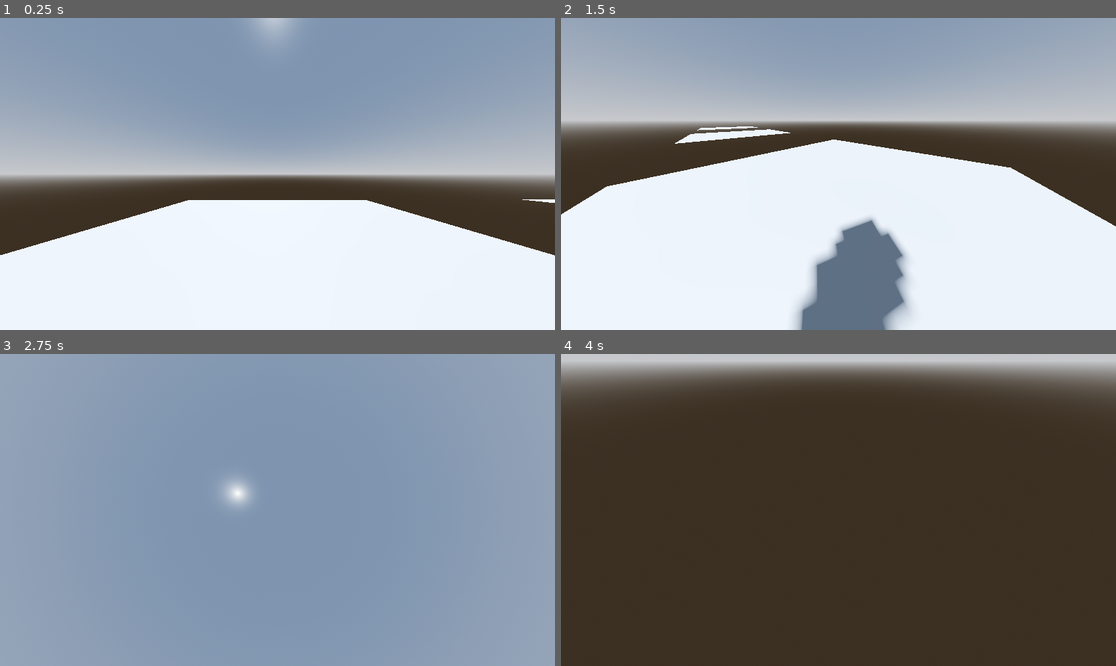
Above: before the commit, frames 1-4 (two rows, left to right).
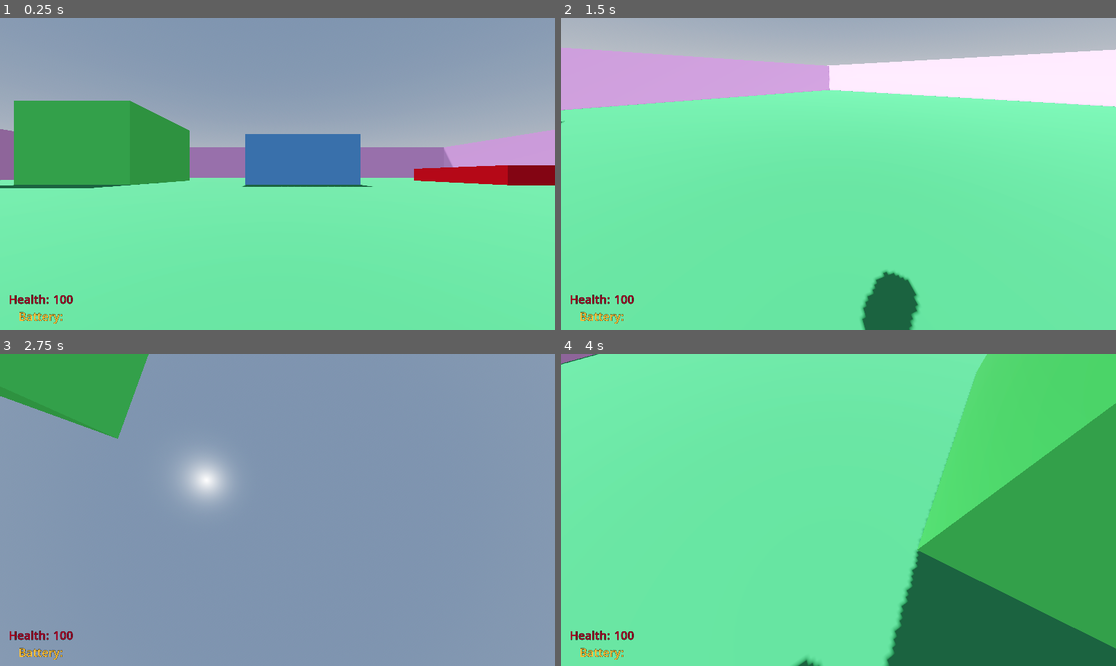
Above: after the commit, the same moments.

Repository: Warladd/RoboRogue
Game: Godot game, scene res://scenes/screens/prototype.tscn
The game is run twice, just before and just after one commit, with the same random seed, the same clock (stepped at 60 frames per second) and the same inputs.
Inputs (mouse positions are in pixels of both pictures, inside the frame that each line leads up to):
- Up to frame 1 (0.25 s): no input
- Up to frame 2 (1.5 s): move the mouse to (960, 158) at 0.52 s; hold Right (right) 0.53-1.28 s; tap Space (jump) at 0.6, 0.77, 1.07, 1.35 s; move the mouse to (727, 189) at 1.27 s; hold S (down) from 1.28 s (still down)
- Up to frame 3 (2.75 s): tap Space (jump) at 1.52, 1.82, 2.1 s; move the mouse to (333, 441) at 2.02 s; release S (down) at 2.03 s; hold Right (right) from 2.03 s (still down)
- Up to frame 4 (4 s): move the mouse to (810, 572) at 2.77 s; release Right (right) at 2.78 s; hold W (up) 2.78-3.53 s; tap Space (jump) at 2.85, 3.02, 3.32, 3.6, 3.77 s; move the mouse to (1005, 556) at 3.52 s; hold A (left) from 3.53 s (still down)

The runs differ from the first frame. In frame 1, 65% of the frame differs, in the area x 0-100%, y 0-100%; in frame 2, 95%; in frame 3, 6.7%; in frame 4, 100%.
Error after the commit: Invalid assignment of property or key 'text' with value of type 'String' on a base object of type 'null instance'. (res://scripts/player.gd:118)

Commit message:
Added Battery Life
Got battery working as well as a health bar. Made the movement very smooth as well.

Diff:
--- a/project.godot
+++ b/project.godot
@@ -14,6 +14,10 @@
 run/main_scene="res://scenes/screens/prototype.tscn"
 config/features=PackedStringArray("4.2", "Forward Plus")
 config/icon="res://icon.svg"
+
+[autoload]
+
+Global="*res://scripts/global.gd"
 
 [display]
 
@@ -57,6 +61,11 @@
 "events": [Object(InputEventKey,"resource_local_to_scene":false,"resource_name":"","device":-1,"window_id":0,"alt_press …(182 unchanged characters)…
 ]
 }
+sprint={
+"deadzone": 0.5,
+"events": [Object(InputEventKey,"resource_local_to_scene":false,"resource_name":"","device":-1,"window_id":0,"alt_pressed":false,"shift_pressed":false,"ctrl_pressed":false,"meta_pressed":false,"pressed":false,"keycode":0,"physical_keycode":4194325,"key_label":0,"unicode":0,"echo":false,"script":null)
+]
+}
 
 [player]
 
--- /dev/null
+++ b/resources/hud_label_settings.tres
@@ -0,0 +1,6 @@
+[gd_resource type="LabelSettings" format=3 uid="uid://dic34lb6rh0v8"]
+
+[resource]
+font_size = 40
+outline_size = 3
+outline_color = Color(0, 0, 0, 1)
--- /dev/null
+++ b/resources/testing_wall.tres
@@ -0,0 +1,4 @@
+[gd_resource type="StandardMaterial3D" format=3 uid="uid://ybpadxknibri"]
+
+[resource]
+albedo_color = Color(1, 0.709804, 1, 1)
--- a/scenes/player.gd
+++ /dev/null
@@ -1,44 +0,0 @@
-extends CharacterBody3D
-
-@export var speed = 10.0
-@export var jump_velocity = 4.5
-@export var max_fall_distance : int = 8
-
-@export var battery_life : float = 100
-
-var look_sensitivity = ProjectSettings.get_setting("player/look_sensitivity")
-var gravity = ProjectSettings.get_setting("physics/3d/default_gravity")
-var velocity_y = 0
-
-@export_group("Nodes")
-@export var camera : Camera3D
-@export var coyote_timer : Timer
-
-func _physics_process(delta) -> void:
-	var horizontal_velocity = Input.get_vector("left", "right", "up", "down").normalized() #* delta
-	velocity = horizontal_velocity.x * global_transform.basis.x + horizontal_velocity.y * global_transform.basis.z * speed
-	if is_on_floor() or (!coyote_timer.is_stopped() and velocity_y <= 0):
-		velocity_y = 0
-		if Input.is_action_just_pressed("jump"): velocity_y = jump_velocity
-	elif !is_on_floor():
-		velocity_y -= gravity * delta
-		if position.y >= max_fall_distance:
-			get_tree().reload_current_scene()
-	velocity.y = velocity_y
-
-	var was_on_floor = is_on_floor()
-
-	move_and_slide()
-
-	if Input.is_action_just_pressed("esc"):
-		get_tree().quit()
-
-	if was_on_floor and !is_on_floor():
-		coyote_timer.start()
-
-func _input(event) -> void:
-	if event is InputEventMouseMotion:
-		Input.mouse_mode = Input.MOUSE_MODE_HIDDEN
-		rotate_y(-event.relative.x * look_sensitivity)
-		camera.rotate_x(-event.relative.y * look_sensitivity)
-		camera.rotation.x = clamp(camera.rotation.x, -PI/2, PI/2)
--- a/scenes/player.tscn
+++ b/scenes/player.tscn
@@ -1,15 +1,19 @@
-[gd_scene load_steps=4 format=3 uid="uid://crqknke1qy87p"]
+[gd_scene load_steps=5 format=3 uid="uid://crqknke1qy87p"]
 
-[ext_resource type="Script" path="res://scenes/player.gd" id="1_v1njk"]
+[ext_resource type="Script" path="res://scripts/player.gd" id="1_qvqio"]
+[ext_resource type="PackedScene" uid="uid://bl6o2wj0jm6d2" path="res://scenes/screens/hud.tscn" id="2_eqyc0"]
 
 [sub_resource type="CapsuleShape3D" id="CapsuleShape3D_ps1sb"]
 
 [sub_resource type="CapsuleMesh" id="CapsuleMesh_sihf8"]
 
-[node name="Player" type="CharacterBody3D" node_paths=PackedStringArray("camera", "coyote_timer")]
-script = ExtResource("1_v1njk")
+[node name="Player" type="CharacterBody3D" node_paths=PackedStringArray("camera", "coyote_timer", "battery_timer", "hud_updates", "hud_overlay")]
+script = ExtResource("1_qvqio")
 camera = NodePath("Camera3D")
 coyote_timer = NodePath("CoyoteTimer")
+battery_timer = NodePath("BatteryTimer")
+hud_updates = NodePath("HUD/HudUpdates")
+hud_overlay = NodePath("HUD/Overlay")
 
 [node name="CollisionShape3D" type="CollisionShape3D" parent="."]
 shape = SubResource("CapsuleShape3D_ps1sb")
@@ -18,9 +22,18 @@
 mesh = SubResource("CapsuleMesh_sihf8")
 
 [node name="Camera3D" type="Camera3D" parent="."]
-transform = Transform3D(1, 0, 0, 0, 1, 0, 0, 0, 1, 0, 0.466249, 0)
-fov = 120.328
+transform = Transform3D(1, 0, 0, 0, 1, 0, 0, 0, 1, 0, 0.620912, 0)
+fov = 113.785
 
 [node name="CoyoteTimer" type="Timer" parent="."]
 wait_time = 0.15
 one_shot = true
+
+[node name="BatteryTimer" type="Timer" parent="."]
+autostart = true
+
+[node name="HUD" parent="." instance=ExtResource("2_eqyc0")]
+
+[connection signal="timeout" from="BatteryTimer" to="." method="_on_battery_timer_timeout"]
+
+[editable path="HUD"]
--- /dev/null
+++ b/scenes/screens/hud.tscn
@@ -0,0 +1,76 @@
+[gd_scene load_steps=2 format=3 uid="uid://bl6o2wj0jm6d2"]
+
+[ext_resource type="LabelSettings" uid="uid://dic34lb6rh0v8" path="res://resources/hud_label_settings.tres" id="1_5p3qk"]
+
+[node name="HUD" type="Control"]
+layout_mode = 3
+anchors_preset = 15
+anchor_right = 1.0
+anchor_bottom = 1.0
+grow_horizontal = 2
+grow_vertical = 2
+mouse_filter = 2
+
+[node name="Overlay" type="ColorRect" parent="."]
+layout_mode = 1
+anchors_preset = 15
+anchor_right = 1.0
+anchor_bottom = 1.0
+grow_horizontal = 2
+grow_vertical = 2
+mouse_filter = 2
+color = Color(1, 1, 1, 0)
+
+[node name="MarginContainer" type="MarginContainer" parent="."]
+layout_mode = 1
+anchors_preset = 2
+anchor_top = 1.0
+anchor_bottom = 1.0
+offset_top = -20.0
+offset_right = 30.0
+grow_vertical = 0
+mouse_filter = 2
+theme_override_constants/margin_left = 30
+theme_override_constants/margin_bottom = 20
+
+[node name="VBoxContainer" type="VBoxContainer" parent="MarginContainer"]
+layout_mode = 2
+mouse_filter = 2
+
+[node name="HBoxContainer" type="HBoxContainer" parent="MarginContainer/VBoxContainer"]
+modulate = Color(0.639216, 0, 0.137255, 1)
+layout_mode = 2
+mouse_filter = 2
+
+[node name="Label" type="Label" parent="MarginContainer/VBoxContainer/HBoxContainer"]
+layout_mode = 2
+text = "Health:"
+label_settings = ExtResource("1_5p3qk")
+
+[node name="health" type="Label" parent="MarginContainer/VBoxContainer/HBoxContainer"]
+layout_mode = 2
+text = " 100"
+label_settings = ExtResource("1_5p3qk")
+
+[node name="HBoxContainer2" type="CenterContainer" parent="MarginContainer/VBoxContainer"]
+modulate = Color(1, 0.752941, 0.207843, 1)
+layout_mode = 2
+mouse_filter = 2
+
+[node name="Label" type="Label" parent="MarginContainer/VBoxContainer/HBoxContainer2"]
+layout_mode = 2
+text = "Battery:"
+label_settings = ExtResource("1_5p3qk")
+
+[node name="ProgressBar" type="ProgressBar" parent="MarginContainer/VBoxContainer/HBoxContainer2"]
+layout_mode = 2
+step = 0.1
+value = 100.0
+rounded = true
+show_percentage = false
+
+[node name="HudUpdates" type="Control" parent="."]
+anchors_preset = 0
+offset_right = 40.0
+offset_bottom = 40.0
+mouse_filter = 2
--- a/scenes/screens/prototype.tscn
+++ b/scenes/screens/prototype.tscn
@@ -1,6 +1,7 @@
-[gd_scene load_steps=7 format=3 uid="uid://duulsoc7y2l27"]
+[gd_scene load_steps=13 format=3 uid="uid://duulsoc7y2l27"]
 
 [ext_resource type="PackedScene" uid="uid://crqknke1qy87p" path="res://scenes/player.tscn" id="1_4yp4i"]
+[ext_resource type="Material" uid="uid://ybpadxknibri" path="res://resources/testing_wall.tres" id="2_4srwp"]
 
 [sub_resource type="ProceduralSkyMaterial" id="ProceduralSkyMaterial_24a1l"]
 sky_horizon_color = Color(0.64625, 0.65575, 0.67075, 1)
@@ -15,11 +16,25 @@
 tonemap_mode = 2
 glow_enabled = true
 
+[sub_resource type="StandardMaterial3D" id="StandardMaterial3D_gubxt"]
+albedo_color = Color(0.196078, 0.513726, 0.286275, 1)
+
 [sub_resource type="PlaneMesh" id="PlaneMesh_tj5wd"]
-size = Vector2(10, 10)
+size = Vector2(100, 100)
 
-[sub_resource type="ConcavePolygonShape3D" id="ConcavePolygonShape3D_u282t"]
-data = PackedVector3Array(5, 0, 5, -5, 0, 5, 5, 0, -5, -5, 0, 5, -5, 0, -5, 5, 0, -5)
+[sub_resource type="ConcavePolygonShape3D" id="ConcavePolygonShape3D_od1ay"]
+data = PackedVector3Array(50, 0, 50, -50, 0, 50, 50, 0, -50, -50, 0, 50, -50, 0, -50, 50, 0, -50)
+
+[sub_resource type="StandardMaterial3D" id="StandardMaterial3D_4rasb"]
+albedo_color = Color(0.866667, 0, 0.129412, 1)
+
+[sub_resource type="StandardMaterial3D" id="StandardMaterial3D_uaja1"]
+
+[sub_resource type="StandardMaterial3D" id="StandardMaterial3D_2cbxs"]
+albedo_color = Color(0.419608, 0.713726, 1, 1)
+
+[sub_resource type="StandardMaterial3D" id="StandardMaterial3D_vxuuk"]
+albedo_color = Color(0.384314, 1, 0.45098, 1)
 
 [node name="Prototype" type="Node3D"]
 
@@ -32,31 +47,58 @@
 
 [node name="Player" parent="." instance=ExtResource("1_4yp4i")]
 transform = Transform3D(1, 0, 0, 0, 1, 0, 0, 0, 1, 0, 1, 0)
-max_fall_distance = 3
+max_fall_distance = 1000
+base_battery_drain_speed = 0.2
 
 [node name="MeshInstance3D" type="MeshInstance3D" parent="."]
 transform = Transform3D(1, 0, 0, 0, 1, 0, 0, 0, 1, -0.001, 0, -0.008)
+material_override = SubResource("StandardMaterial3D_gubxt")
 mesh = SubResource("PlaneMesh_tj5wd")
 
-[node name="StaticBody3D" type="StaticBody3D" parent="MeshInstance3D"]
+[node name="StaticBody3D2" type="StaticBody3D" parent="MeshInstance3D"]
 
-[node name="CollisionShape3D" type="CollisionShape3D" parent="MeshInstance3D/StaticBody3D"]
-shape = SubResource("ConcavePolygonShape3D_u282t")
+[node name="CollisionShape3D" type="CollisionShape3D" parent="MeshInstance3D/StaticBody3D2"]
+shape = SubResource("ConcavePolygonShape3D_od1ay")
 
-[node name="MeshInstance3D2" type="MeshInstance3D" parent="."]
-transform = Transform3D(1, 0, 0, 0, 1, 0, 0, 0, 1, 18.9764, 0, -0.127)
-mesh = SubResource("PlaneMesh_tj5wd")
+[node name="CSGBox3D" type="CSGBox3D" parent="."]
+transform = Transform3D(1, 0, 0, 0, 1, 0, 0, 0, 1, 25.972, -0.439416, -21.9087)
+material_override = SubResource("StandardMaterial3D_4rasb")
+use_collision = true
+size = Vector3(10.4639, 4.46301, 11.2312)
+material = SubResource("StandardMaterial3D_uaja1")
 
-[node name="StaticBody3D" type="StaticBody3D" parent="MeshInstance3D2"]
+[node name="CSGBox3D2" type="CSGBox3D" parent="."]
+transform = Transform3D(1, 0, 0, 0, 1, 0, 0, 0, 1, 2.37641, -1.54408, -22.0736)
+material_override = SubResource("StandardMaterial3D_2cbxs")
+use_collision = true
+size = Vector3(10.4639, 12.3612, 11.2312)
 
-[node name="CollisionShape3D" type="CollisionShape3D" parent="MeshInstance3D2/StaticBody3D"]
-shape = SubResource("ConcavePolygonShape3D_u282t")
+[node name="CSGBox3D3" type="CSGBox3D" parent="."]
+transform = Transform3D(1, 0, 0, 0, 1, 0, 0, 0, 1, -18.5096, 2.1344, -22.0237)
+material_override = SubResource("StandardMaterial3D_vxuuk")
+use_collision = true
+size = Vector3(10.4639, 10.9644, 11.2312)
 
-[node name="MeshInstance3D3" type="MeshInstance3D" parent="."]
-transform = Transform3D(1, 0, 0, 0, 1, 0, 0, 0, 1, 37.5188, 0, -0.159)
-mesh = SubResource("PlaneMesh_tj5wd")
+[node name="CSGBox3D4" type="CSGBox3D" parent="."]
+transform = Transform3D(0.999999, 0, 0.00165806, 0, 1, 0, -0.00165806, 0, 0.999999, 0.109035, 4.11778, 47.1203)
+material_override = ExtResource("2_4srwp")
+use_collision = true
+size = Vector3(100.19, 8.22617, 5.95342)
 
-[node name="StaticBody3D" type="StaticBody3D" parent="MeshInstance3D3"]
+[node name="CSGBox3D5" type="CSGBox3D" parent="."]
+transform = Transform3D(-4.37114e-08, 0, 1, 0, 1, 0, -1, 0, -4.37114e-08, 47.3872, 3.95569, -2.00829)
+material_override = ExtResource("2_4srwp")
+use_collision = true
+size = Vector3(104.229, 8.28953, 5.95342)
 
-[node name="CollisionShape3D" type="CollisionShape3D" parent="MeshInstance3D3/StaticBody3D"]
-shape = SubResource("ConcavePolygonShape3D_u282t")
+[node name="CSGBox3D7" type="CSGBox3D" parent="."]
+transform = Transform3D(-4.37114e-08, 0, 1, 0, 1, 0, -1, 0, -4.37114e-08, -47.2454, 4.0011, 0.0116272)
+material_override = ExtResource("2_4srwp")
+use_collision = true
+size = Vector3(100.19, 8.38035, 5.95342)
+
+[node name="CSGBox3D6" type="CSGBox3D" parent="."]
+transform = Transform3D(-1, 0, -8.74228e-08, 0, 1, 0, 8.74228e-08, 0, -1, -0.304543, 3.81392, -51.362)
+material_override = ExtResource("2_4srwp")
+use_collision = true
+size = Vector3(100.19, 8.67085, 5.95342)
--- /dev/null
+++ b/scripts/global.gd
@@ -0,0 +1,6 @@
+extends Node
+
+var player : Player
+
+func change_scene(scene):
+	get_tree().change_scene_to_file("res://scenes/screens/%s.tscn" % scene)
--- /dev/null
+++ b/scripts/hud.gd
@@ -0,0 +1,28 @@
+extends Control
+
+# HUD
+var hud_item = preload("res://scripts/hud_item.gd")
+
+# Nodes
+@onready var hud_updates := $HudUpdates
+@onready var hud_overlay := $Overlay
+@onready var health_val := $MarginContainer/VBoxContainer/HBoxContainer/health
+@onready var battery_val := $MarginContainer/VBoxContainer/HBoxContainer2/battery
+
+func update_hud() -> void:
+	health_val.text = " " + str(Global.player.health)
+	battery_val.text = " " + str(Global.player.battery_life) + "%"
+
+func add_hud_update(qty,text,color) -> void:
+	var lab = hud_item.instantiate()
+	lab.text = str(qty) + " " + text
+	lab.set_modulate(color)
+	hud_updates.add_child(lab)
+
+func screen_glow(color):
+	var tween = get_tree().create_tween()
+	tween.tween_property(hud_overlay, "color", color, 0.1)
+	tween.tween_property(hud_overlay, "color", Color(1,0,0,0), 0.7)
+
+func _process(delta) -> void:
+	update_hud()
--- /dev/null
+++ b/scripts/hud_item.gd
@@ -0,0 +1,7 @@
+extends Label
+
+func _ready() -> void:
+	var tween = get_tree().create_tween()
+	tween.parallel().tween_property(self, "position", Vector2(0, -60), 2)
+	tween.parallel().tween_property(self, "modulate:a", 0, 2)
+	tween.tween_callback(queue_free)
--- /dev/null
+++ b/scripts/player.gd
@@ -0,0 +1,130 @@
+class_name Player extends CharacterBody3D
+
+# Bobbing
+const BOB_FREQ = 2.0 # Default: 2.0
+const BOB_AMP = 0.08 # Default: 0.08
+var t_bob = 0.0
+
+# Player
+@export_group("Player")
+@export var health : int = 100
+@export var speed : float = 12.0
+@export var jump_velocity : float = 8.5
+@export var max_fall_distance : int = 8
+var gravity = 11
+
+
+# Battery
+@export_group("Battery")
+@export var battery_life : float = 100.0
+@export var base_battery_drain_speed : float = 1.0
+var battery_drain_speed : float = 1.0
+
+# FOV Variables
+const BASE_FOV = 75.0
+const FOV_CHANGE = 1.5
+var look_sensitivity = ProjectSettings.get_setting("player/look_sensitivity")
+
+# HUD
+@onready var health_val := $MarginContainer/VBoxContainer/HBoxContainer/health
+@onready var battery_val := $MarginContainer/VBoxContainer/HBoxContainer2/battery
+var hud_item = preload("res://scripts/hud_item.gd")
+
+# Nodes
+@export_group("Nodes")
+@export var camera : Camera3D
+@export var coyote_timer : Timer
+@export var battery_timer : Timer
+@export var hud_updates : Control
+@export var hud_overlay : ColorRect
+
+func _ready() -> void:
+	# Making player accessible to other scripts
+	Global.player = self
+	# Makes mouse invisible
+	Input.set_mouse_mode(Input.MOUSE_MODE_CAPTURED)
+
+
+func _unhandled_input(event) -> void:
+	if event is InputEventMouseMotion:
+		rotate_y(-event.relative.x * look_sensitivity)
+		camera.rotate_x(-event.relative.y * look_sensitivity)
+		camera.rotation.x = clamp(camera.rotation.x, -PI/2, PI/2)
+		update_hud()
+
+func _physics_process(delta) -> void:
+	# Movement and Gravity
+	var horizontal_velocity = Input.get_vector("left", "right", "up", "down")
+	var direction = (transform.basis * Vector3(horizontal_velocity.x, 0, horizontal_velocity.y)).normalized()
+	if is_on_floor() or (!coyote_timer.is_stopped() and velocity.y <= 0):
+		if direction:
+			battery_drain_speed = base_battery_drain_speed * 3
+			velocity.x = direction.x * speed
+			velocity.z = direction.z * speed
+		else:
+			battery_drain_speed = base_battery_drain_speed
+			velocity.x = 0.0
+			velocity.z = 0.0
+		velocity.y = 0
+		if Input.is_action_just_pressed("jump"):
+			lose_battery(base_battery_drain_speed * 5)
+			velocity.y = jump_velocity
+	else:
+		# Inertia
+		velocity.x = lerp(velocity.x, direction.x * speed, delta * 3.0)
+		velocity.z = lerp(velocity.z, direction.z * speed, delta * 3.0)
+		# Gravity
+		velocity.y -= gravity * delta
+		if position.z >= max_fall_distance:
+			get_tree().reload_current_scene()
+
+	# Head Bob
+	t_bob += delta * velocity.length() * float(is_on_floor())
+	camera.transform.origin = headbob(t_bob)
+
+	# Changes the fov based on speed
+	var velocity_clamped = clamp(velocity.length(), 0.5, speed * 2)
+	var target_fov = BASE_FOV + FOV_CHANGE + velocity_clamped
+	camera.fov = lerp(camera.fov, target_fov, delta * 8.0)
+
+	# Escape key quits the game.
+	if Input.is_action_just_pressed("esc"):
+		get_tree().quit()
+
+	# Checks if the player is on the ground.
+	var was_on_floor = is_on_floor()
+
+	move_and_slide()
+
+	# If the player was on the ground and is no longer on the ground it starts the coyote jump timer.
+	if was_on_floor and !is_on_floor():
+		coyote_timer.start()
+
+func headbob(time) -> Vector3:
+	var pos = Vector3.ZERO
+	pos.y = sin(time* BOB_FREQ) * BOB_AMP
+	pos.x = cos(time * BOB_FREQ / 2) * BOB_AMP
+	return pos
+
+func _on_battery_timer_timeout() -> void:
+	lose_battery(battery_drain_speed)
+
+func lose_battery(amount : float):
+	battery_life -= amount
+	battery_life = snappedf(battery_life, 0.1)
+	update_hud()
+
+func update_hud() -> void:
+	health_val.text = " " + str(health)
+	battery_val.text = " " + str(battery_life) + "%"
+
+func add_hud_update(qty,text,color) -> void:
+	var lab = hud_item.instantiate()
+	lab.text = str(qty) + " " + text
+	lab.set_modulate(color)
+	hud_updates.add_child(lab)
+
+func screen_glow(color):
+	var tween = get_tree().create_tween()
+	tween.tween_property(hud_overlay, "color", color, 0.1)
+	tween.tween_property(hud_overlay, "color", Color(1,0,0,0), 0.7)
Not shown, added: scenes/pla150C.tmp
Not shown, added: scenes/pla5243.tmp
Not shown, added: scenes/plaC47C.tmp
Not shown, added: scenes/plaE1A8.tmp
